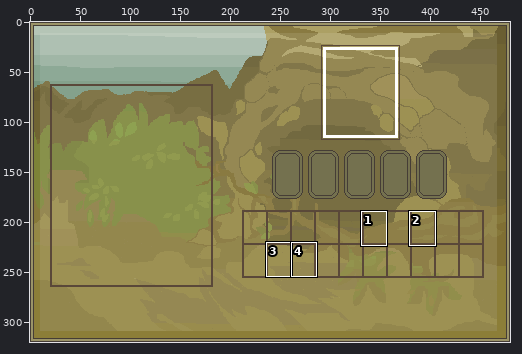
Edited in one commit: sprite sheet (Roguish-desktop/bin/data/gui/Choose.PNG). The picture above shows the old version from afar; the outline marks the close-up.
Close-up. Before the commit:
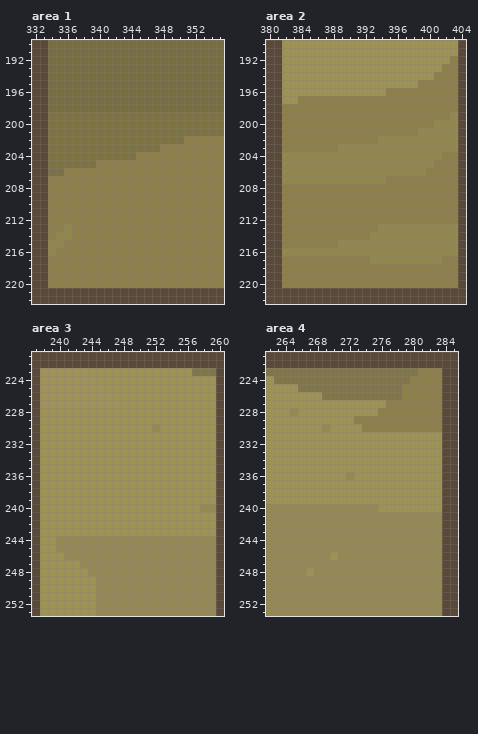
The file is 480x320 pixels. Colours within 5 levels of each other are drawn and written as one. Shown: area 1: x 332..355, y 190..222; area 2: x 380..404, y 190..222; area 3: x 237..260, y 221..253; area 4: x 262..285, y 221..253. The commit also changed other parts of the picture, which this record leaves out.
The same view after the edit:
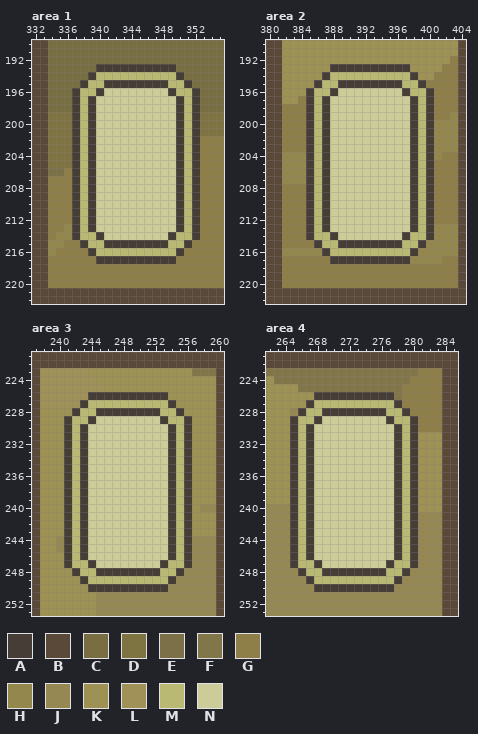
Palette (. is transparent): A #453d36  B #5a4839  C #786e42  D #7e7442  E #7b7048  F #817649  G #8e7f48  H #93874d  J #958853  K #9d9153  L #a09159  M #b9b973  N #cccc99
The edit:
Changed rows in their new state; - is an unchanged pixel.
Area 1:
first column x 337:
193 ---AAAAAAAAAA---
194 --AMMMMMMMMMMA--
195 -AMMAAAAAAAAMMA-
196 AMMANNNNNNNNAMMA
197 AMANNNNNNNNNNAMA
198 AMANNNNNNNNNNAMA
199 AMANNNNNNNNNNAMA
200 AMANNNNNNNNNNAMA
201 AMANNNNNNNNNNAMA
202 AMANNNNNNNNNNAMA
203 AMANNNNNNNNNNAMA
204 AMANNNNNNNNNNAMA
205 AMANNNNNNNNNNAMA
206 AMANNNNNNNNNNAMA
207 AMANNNNNNNNNNAMA
208 AMANNNNNNNNNNAMA
209 AMANNNNNNNNNNAMA
210 AMANNNNNNNNNNAMA
211 AMANNNNNNNNNNAMA
212 AMANNNNNNNNNNAMA
213 AMANNNNNNNNNNAMA
214 AMMANNNNNNNNAMMA
215 -AMMAAAAAAAAMMA-
216 --AMMMMMMMMMMA--
217 ---AAAAAAAAAA---
Area 2:
first column x 385:
193 ---AAAAAAAAAA---
194 --AMMMMMMMMMMA--
195 -AMMAAAAAAAAMMA-
196 AMMANNNNNNNNAMMA
197 AMANNNNNNNNNNAMA
198 AMANNNNNNNNNNAMA
199 AMANNNNNNNNNNAMA
200 AMANNNNNNNNNNAMA
201 AMANNNNNNNNNNAMA
202 AMANNNNNNNNNNAMA
203 AMANNNNNNNNNNAMA
204 AMANNNNNNNNNNAMA
205 AMANNNNNNNNNNAMA
206 AMANNNNNNNNNNAMA
207 AMANNNNNNNNNNAMA
208 AMANNNNNNNNNNAMA
209 AMANNNNNNNNNNAMA
210 AMANNNNNNNNNNAMA
211 AMANNNNNNNNNNAMA
212 AMANNNNNNNNNNAMA
213 AMANNNNNNNNNNAMA
214 AMMANNNNNNNNAMMA
215 -AMMAAAAAAAAMMA-
216 --AMMMMMMMMMMA--
217 ---AAAAAAAAAA---
Area 3:
first column x 241:
226 ---AAAAAAAAAA---
227 --AMMMMMMMMMMA--
228 -AMMAAAAAAAAMMA-
229 AMMANNNNNNNNAMMA
230 AMANNNNNNNNNNAMA
231 AMANNNNNNNNNNAMA
232 AMANNNNNNNNNNAMA
233 AMANNNNNNNNNNAMA
234 AMANNNNNNNNNNAMA
235 AMANNNNNNNNNNAMA
236 AMANNNNNNNNNNAMA
237 AMANNNNNNNNNNAMA
238 AMANNNNNNNNNNAMA
239 AMANNNNNNNNNNAMA
240 AMANNNNNNNNNNAMA
241 AMANNNNNNNNNNAMA
242 AMANNNNNNNNNNAMA
243 AMANNNNNNNNNNAMA
244 AMANNNNNNNNNNAMA
245 AMANNNNNNNNNNAMA
246 AMANNNNNNNNNNAMA
247 AMMANNNNNNNNAMMA
248 -AMMAAAAAAAAMMA-
249 --AMMMMMMMMMMA--
250 ---AAAAAAAAAA---
Area 4:
first column x 265:
226 ---AAAAAAAAAA---
227 --AMMMMMMMMMMA--
228 -AMMAAAAAAAAMMA-
229 AMMANNNNNNNNAMMA
230 AMANNNNNNNNNNAMA
231 AMANNNNNNNNNNAMA
232 AMANNNNNNNNNNAMA
233 AMANNNNNNNNNNAMA
234 AMANNNNNNNNNNAMA
235 AMANNNNNNNNNNAMA
236 AMANNNNNNNNNNAMA
237 AMANNNNNNNNNNAMA
238 AMANNNNNNNNNNAMA
239 AMANNNNNNNNNNAMA
240 AMANNNNNNNNNNAMA
241 AMANNNNNNNNNNAMA
242 AMANNNNNNNNNNAMA
243 AMANNNNNNNNNNAMA
244 AMANNNNNNNNNNAMA
245 AMANNNNNNNNNNAMA
246 AMANNNNNNNNNNAMA
247 AMMANNNNNNNNAMMA
248 -AMMAAAAAAAAMMA-
249 --AMMMMMMMMMMA--
250 ---AAAAAAAAAA---
Where, in picture pixels (left, top, right, bottom), the same in both close-ups:
changed: (72, 64, 200, 264)
changed: (306, 64, 434, 264)
changed: (64, 392, 192, 592)
changed: (290, 392, 418, 592)
